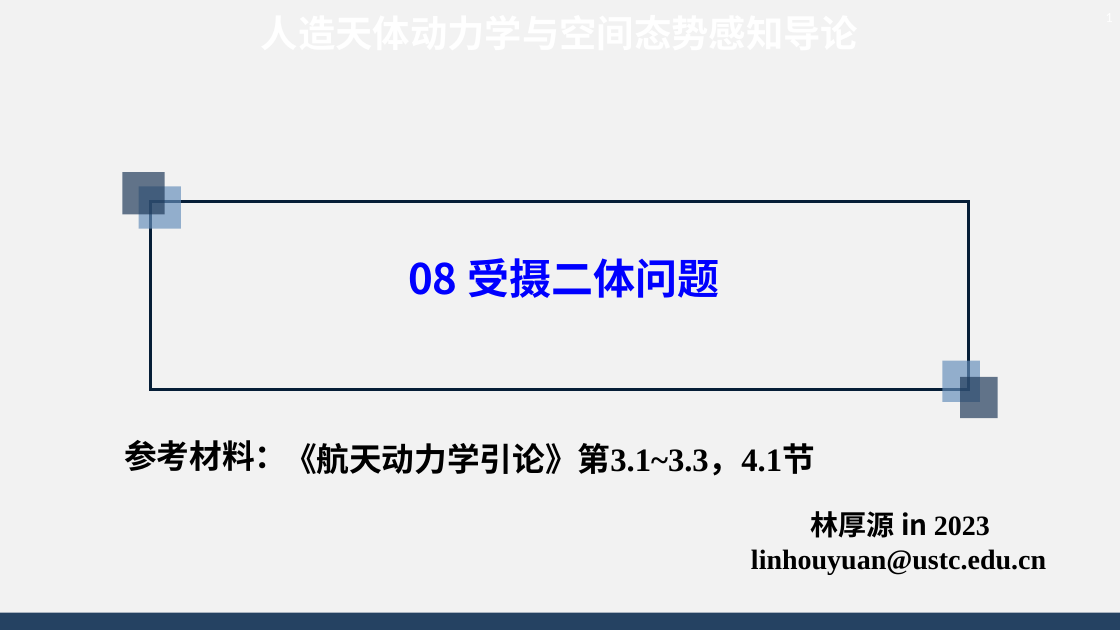
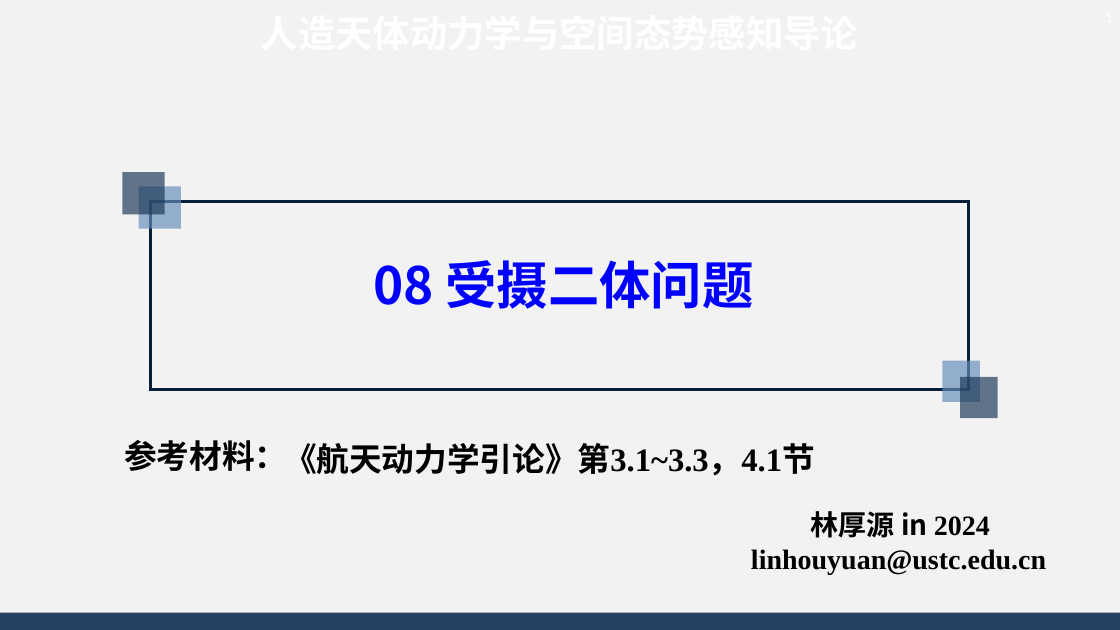
Before and after one commit to AsBackup/DAOSSA, a slide deck: slide 1 of 08 受摄二体问题.pptx. Drawn at 1120x630 pixels with LibreOffice and Linux fonts; fonts in the diff are those of the drawing; background and template pictures are left out. Boxes give left, top, right and bottom in pixels: in the first picture for what was removed or moved away, otherwise in the second. Text is boxed around its words. In the diff, an @@ line names an element or a change of style, - is before the commit and + after.

```diff
--- a/08 受摄二体问题.pptx
+++ b/08 受摄二体问题.pptx
@@ text "08 受摄二体问题" at [373,260,754,309]: size 36 to 44 pt @@
@@ text at [811,511,990,538]: text changed @@
-林厚源 in 2023
+林厚源 in 2024
```
Also in this commit, not shown: 1 other slide changed, 2 slides added, 1 slide removed, 14 other files.
